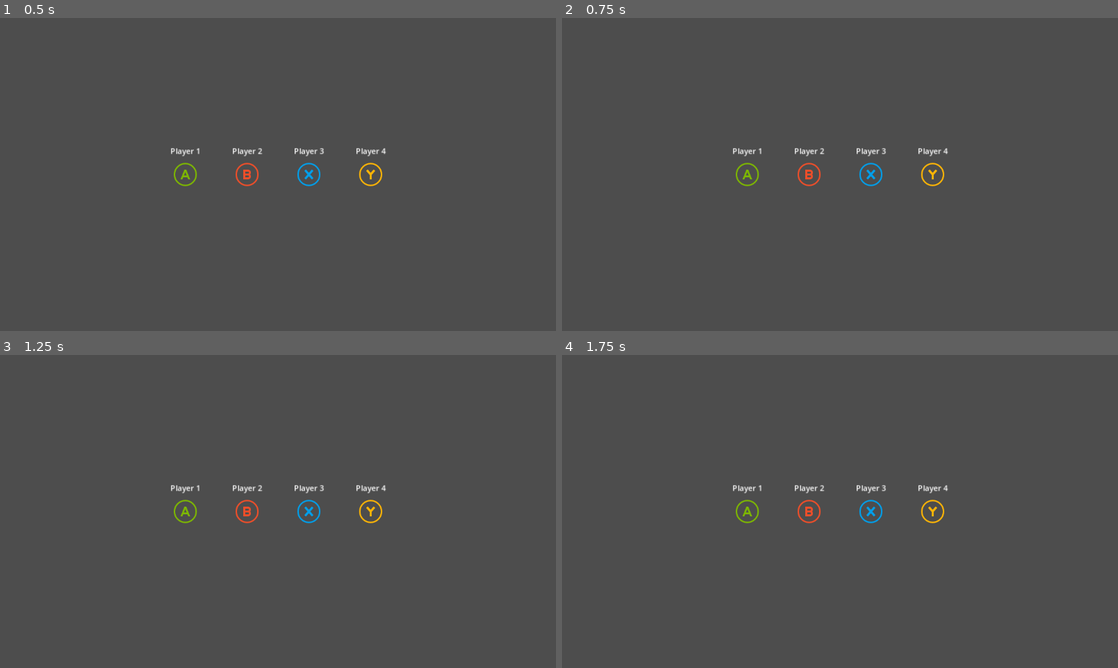
Above: before the commit, frames 1-4 (two rows, left to right).
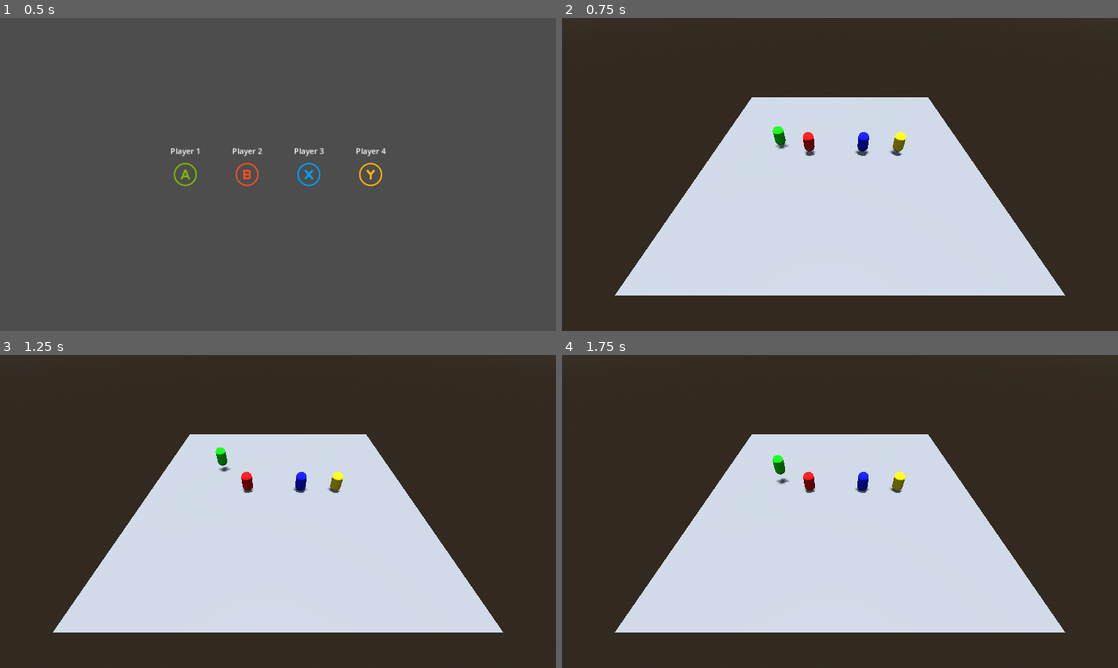
Above: after the commit, the same moments.

Repository: devlup-fsu/party-game
Game: Godot game, scene res://Core/Main/main.tscn
The game is run twice, just before and just after one commit, with the same random seed, the same clock (stepped at 60 frames per second) and the same inputs.
Inputs (mouse positions are in pixels of both pictures, inside the frame that each line leads up to):
- Up to frame 1 (0.5 s): no input
- Up to frame 2 (0.75 s): tap Enter (core_submit, bound only after the commit) at 0.5 s; move the mouse to (962, 158) at 0.52 s; hold W (core_player_up, bound only after the commit) from 0.53 s (still down); tap Space (core_player_jump, bound only after the commit) at 0.6 s; click (962, 158) at 0.67 s
- Up to frame 3 (1.25 s): keep holding W (core_player_up, bound only after the commit); tap Space (core_player_jump, bound only after the commit) at 0.77, 1.07 s
- Up to frame 4 (1.75 s): move the mouse to (728, 527) at 1.27 s; release W (core_player_up, bound only after the commit) at 1.28 s; hold S (core_player_down, bound only after the commit) from 1.28 s (still down); tap Enter (core_submit, bound only after the commit) at 1.35 s; tap Space (core_player_jump, bound only after the commit) at 1.52, 1.55 s

Frame 1 is identical in both runs. In frame 2, 100% of the frame differs, in the area x 0-100%, y 0-100%; in frame 3, 100%; in frame 4, 100%.

Commit message:
Allow for keyboard debug controls for player one

Diff:
--- a/Core/Controls/controls.gd
+++ b/Core/Controls/controls.gd
@@ -37,12 +37,19 @@
 	for player in range(Player.ONE, Player.size()):
 		_immediate_player_actions_buffer[player].clear()
 
+	if is_action_just_pressed(Player.ONE, "core_player_jump"):
+		print("Jumped")
+
 
 func _input(event: InputEvent) -> void:
 	if not event.is_action_type():
 		return
 
 	var player = _player_controllers.find_key(event.device)
+
+	if event is InputEventKey:
+		player = Player.ONE
+
 	if player != null:
 		for action: StringName in InputMap.get_actions():
 			if event.is_action_pressed(action):
--- a/project.godot
+++ b/project.godot
@@ -29,31 +29,37 @@
 core_player_up={
 "deadzone": 0.5,
 "events": [Object(InputEventJoypadMotion,"resource_local_to_scene":false,"resource_name":"","device":-1,"axis":1,"axis_value":-1.0,"script":null)
+, Object(InputEventKey,"resource_local_to_scene":false,"resource_name":"","device":-1,"window_id":0,"alt_pressed":false,"shift_pressed":false,"ctrl_pressed":false,"meta_pressed":false,"pressed":false,"keycode":0,"physical_keycode":87,"key_label":0,"unicode":119,"location":0,"echo":false,"script":null)
 ]
 }
 core_player_down={
 "deadzone": 0.5,
 "events": [Object(InputEventJoypadMotion,"resource_local_to_scene":false,"resource_name":"","device":-1,"axis":1,"axis_value":1.0,"script":null)
+, Object(InputEventKey,"resource_local_to_scene":false,"resource_name":"","device":-1,"window_id":0,"alt_pressed":false,"shift_pressed":false,"ctrl_pressed":false,"meta_pressed":false,"pressed":false,"keycode":0,"physical_keycode":83,"key_label":0,"unicode":115,"location":0,"echo":false,"script":null)
 ]
 }
 core_player_left={
 "deadzone": 0.5,
 "events": [Object(InputEventJoypadMotion,"resource_local_to_scene":false,"resource_name":"","device":-1,"axis":0,"axis_value":-1.0,"script":null)
+, Object(InputEventKey,"resource_local_to_scene":false,"resource_name":"","device":-1,"window_id":0,"alt_pressed":false,"shift_pressed":false,"ctrl_pressed":false,"meta_pressed":false,"pressed":false,"keycode":0,"physical_keycode":65,"key_label":0,"unicode":97,"location":0,"echo":false,"script":null)
 ]
 }
 core_player_right={
 "deadzone": 0.5,
 "events": [Object(InputEventJoypadMotion,"resource_local_to_scene":false,"resource_name":"","device":-1,"axis":0,"axis_value":1.0,"script":null)
+, Object(InputEventKey,"resource_local_to_scene":false,"resource_name":"","device":-1,"window_id":0,"alt_pressed":false,"shift_pressed":true,"ctrl_pressed":false,"meta_pressed":false,"pressed":false,"keycode":0,"physical_keycode":68,"key_label":0,"unicode":68,"location":0,"echo":false,"script":null)
 ]
 }
 core_player_jump={
 "deadzone": 0.5,
 "events": [Object(InputEventJoypadButton,"resource_local_to_scene":false,"resource_name":"","device":-1,"button_index":0,"pressure":0.0,"pressed":false,"script":null)
+, Object(InputEventKey,"resource_local_to_scene":false,"resource_name":"","device":-1,"window_id":0,"alt_pressed":false,"shift_pressed":false,"ctrl_pressed":false,"meta_pressed":false,"pressed":false,"keycode":0,"physical_keycode":32,"key_label":0,"unicode":32,"location":0,"echo":false,"script":null)
 ]
 }
 core_submit={
 "deadzone": 0.5,
 "events": [Object(InputEventJoypadButton,"resource_local_to_scene":false,"resource_name":"","device":-1,"button_index":6,"pressure":0.0,"pressed":false,"script":null)
+, Object(InputEventKey,"resource_local_to_scene":false,"resource_name":"","device":-1,"window_id":0,"alt_pressed":false,"shift_pressed":false,"ctrl_pressed":false,"meta_pressed":false,"pressed":false,"keycode":0,"physical_keycode":4194309,"key_label":0,"unicode":0,"location":0,"echo":false,"script":null)
 ]
 }
 core_debug_console={
